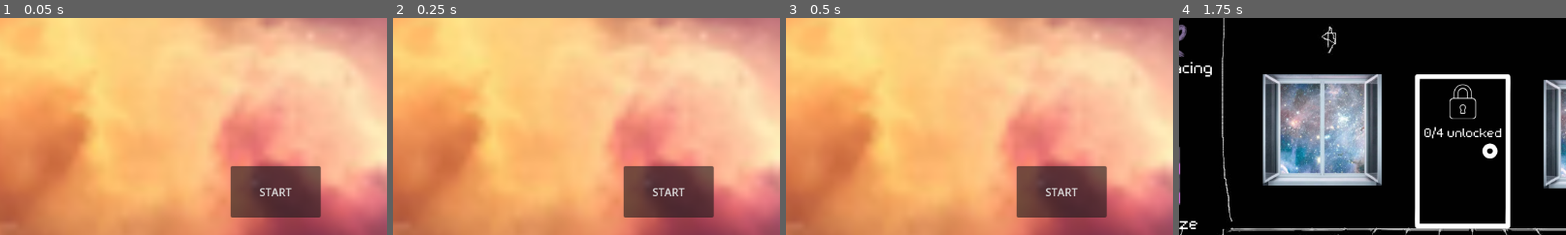
Above: before the commit, frames 1-4 (left to right).
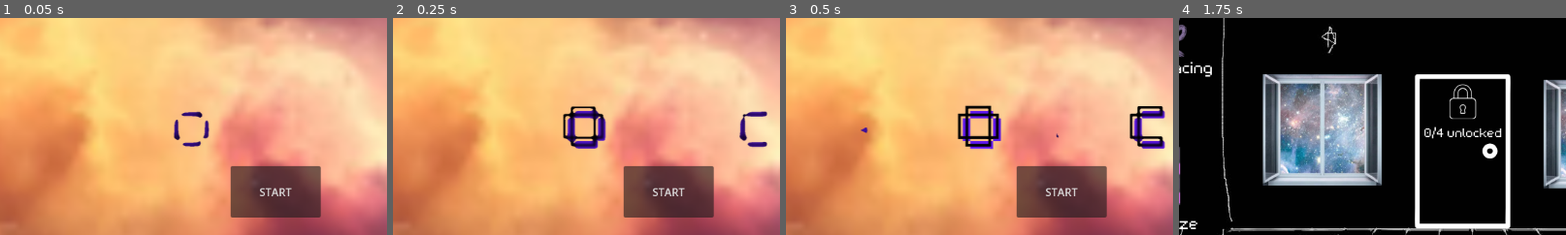
Above: after the commit, the same moments.

Repository: gamerwaves/moonshot
Game: Godot game, scene res://scenes/menu.tscn
Same seed, same stepped clock (60 frames per second), same inputs: the game is played once before the commit and once after it.
Inputs (mouse positions are % of the whole screen's width and height, from its top left):
- Up to frame 1 (0.05 s): no input
- Up to frame 2 (0.25 s): no input
- Up to frame 3 (0.5 s): no input
- Up to frame 4 (1.75 s): click "START" at 0.5 s; tap Enter at 1.25 s; move the mouse to (72, 45) at 1.27 s; hold Right (ui_right) from 1.28 s (still down); click (72, 45) at 1.42 s
The pictures show only the part of the screen within x 13-63%, y 23-73%; the shares and areas given below are measured in that part.

The runs differ from the first frame. In frame 1, 0.5% of the frame differs, in the area x 44-55%, y 42-60%; in frame 2, 1.8%; in frame 3, 2.6%, in the area x 19-98%, y 40-61%; in frame 4, nothing differs.

Commit message:
re-added like the falling star cos it got deleted :sob:

Diff:
--- a/moonshot/scenes/menu.tscn
+++ b/moonshot/scenes/menu.tscn
@@ -1,7 +1,549 @@
-[gd_scene load_steps=3 format=3 uid="uid://bid0781entd50"]
+[gd_scene load_steps=82 format=3 uid="uid://bid0781entd50"]
 
 [ext_resource type="Script" uid="uid://cndhpwdu11epv" path="res://scripts/menu.gd" id="1_vjb58"]
+[ext_resource type="Texture2D" uid="uid://lts5wf6up5qb" path="res://resources/titlesprites.png" id="2_con2f"]
 [ext_resource type="Texture2D" uid="uid://cgw64ejw7mk8c" path="res://resources/design.png" id="2_mhnvy"]
+[ext_resource type="Script" uid="uid://cqrn8uud64mf4" path="res://scripts/menuGif.gd" id="3_mhnvy"]
+
+[sub_resource type="AtlasTexture" id="AtlasTexture_mhnvy"]
+atlas = ExtResource("2_con2f")
+region = Rect2(0, 0, 921, 518)
+
+[sub_resource type="AtlasTexture" id="AtlasTexture_4ytvr"]
+atlas = ExtResource("2_con2f")
+region = Rect2(921, 0, 921, 518)
+
+[sub_resource type="AtlasTexture" id="AtlasTexture_g3eks"]
+atlas = ExtResource("2_con2f")
+region = Rect2(1842, 0, 921, 518)
+
+[sub_resource type="AtlasTexture" id="AtlasTexture_v86rl"]
+atlas = ExtResource("2_con2f")
+region = Rect2(2763, 0, 921, 518)
+
+[sub_resource type="AtlasTexture" id="AtlasTexture_13sgg"]
+atlas = ExtResource("2_con2f")
+region = Rect2(3684, 0, 921, 518)
+
+[sub_resource type="AtlasTexture" id="AtlasTexture_i6lef"]
+atlas = ExtResource("2_con2f")
+region = Rect2(4605, 0, 921, 518)
+
+[sub_resource type="AtlasTexture" id="AtlasTexture_70i5f"]
+atlas = ExtResource("2_con2f")
+region = Rect2(5526, 0, 921, 518)
+
+[sub_resource type="AtlasTexture" id="AtlasTexture_mj5lg"]
+atlas = ExtResource("2_con2f")
+region = Rect2(0, 518, 921, 518)
+
+[sub_resource type="AtlasTexture" id="AtlasTexture_ufwb2"]
+atlas = ExtResource("2_con2f")
+region = Rect2(921, 518, 921, 518)
+
+[sub_resource type="AtlasTexture" id="AtlasTexture_6cdou"]
+atlas = ExtResource("2_con2f")
+region = Rect2(1842, 518, 921, 518)
+
+[sub_resource type="AtlasTexture" id="AtlasTexture_i42df"]
+atlas = ExtResource("2_con2f")
+region = Rect2(2763, 518, 921, 518)
+
+[sub_resource type="AtlasTexture" id="AtlasTexture_7jp70"]
+atlas = ExtResource("2_con2f")
+region = Rect2(3684, 518, 921, 518)
+
+[sub_resource type="AtlasTexture" id="AtlasTexture_mxgkd"]
+atlas = ExtResource("2_con2f")
+region = Rect2(4605, 518, 921, 518)
+
+[sub_resource type="AtlasTexture" id="AtlasTexture_g6gyw"]
+atlas = ExtResource("2_con2f")
+region = Rect2(5526, 518, 921, 518)
+
+[sub_resource type="AtlasTexture" id="AtlasTexture_3dmrc"]
+atlas = ExtResource("2_con2f")
+region = Rect2(0, 1036, 921, 518)
+
+[sub_resource type="AtlasTexture" id="AtlasTexture_81l6r"]
+atlas = ExtResource("2_con2f")
+region = Rect2(921, 1036, 921, 518)
+
+[sub_resource type="AtlasTexture" id="AtlasTexture_rsfmq"]
+atlas = ExtResource("2_con2f")
+region = Rect2(1842, 1036, 921, 518)
+
+[sub_resource type="AtlasTexture" id="AtlasTexture_oi1it"]
+atlas = ExtResource("2_con2f")
+region = Rect2(2763, 1036, 921, 518)
+
+[sub_resource type="AtlasTexture" id="AtlasTexture_fy8yy"]
+atlas = ExtResource("2_con2f")
+region = Rect2(3684, 1036, 921, 518)
+
+[sub_resource type="AtlasTexture" id="AtlasTexture_6wigr"]
+atlas = ExtResource("2_con2f")
+region = Rect2(4605, 1036, 921, 518)
+
+[sub_resource type="AtlasTexture" id="AtlasTexture_lnf0i"]
+atlas = ExtResource("2_con2f")
+region = Rect2(5526, 1036, 921, 518)
+
+[sub_resource type="AtlasTexture" id="AtlasTexture_ffqrc"]
+atlas = ExtResource("2_con2f")
+region = Rect2(0, 1554, 921, 518)
+
+[sub_resource type="AtlasTexture" id="AtlasTexture_x16fv"]
+atlas = ExtResource("2_con2f")
+region = Rect2(921, 1554, 921, 518)
+
+[sub_resource type="AtlasTexture" id="AtlasTexture_g54pe"]
+atlas = ExtResource("2_con2f")
+region = Rect2(1842, 1554, 921, 518)
+
+[sub_resource type="AtlasTexture" id="AtlasTexture_48ryc"]
+atlas = ExtResource("2_con2f")
+region = Rect2(2763, 1554, 921, 518)
+
+[sub_resource type="AtlasTexture" id="AtlasTexture_vhsb5"]
+atlas = ExtResource("2_con2f")
+region = Rect2(3684, 1554, 921, 518)
+
+[sub_resource type="AtlasTexture" id="AtlasTexture_hwfsl"]
+atlas = ExtResource("2_con2f")
+region = Rect2(4605, 1554, 921, 518)
+
+[sub_resource type="AtlasTexture" id="AtlasTexture_a04p5"]
+atlas = ExtResource("2_con2f")
+region = Rect2(5526, 1554, 921, 518)
+
+[sub_resource type="AtlasTexture" id="AtlasTexture_b5gwo"]
+atlas = ExtResource("2_con2f")
+region = Rect2(0, 2072, 921, 518)
+
+[sub_resource type="AtlasTexture" id="AtlasTexture_0ndyk"]
+atlas = ExtResource("2_con2f")
+region = Rect2(921, 2072, 921, 518)
+
+[sub_resource type="AtlasTexture" id="AtlasTexture_0qewb"]
+atlas = ExtResource("2_con2f")
+region = Rect2(1842, 2072, 921, 518)
+
+[sub_resource type="AtlasTexture" id="AtlasTexture_mhjd8"]
+atlas = ExtResource("2_con2f")
+region = Rect2(2763, 2072, 921, 518)
+
+[sub_resource type="AtlasTexture" id="AtlasTexture_d3h35"]
+atlas = ExtResource("2_con2f")
+region = Rect2(3684, 2072, 921, 518)
+
+[sub_resource type="AtlasTexture" id="AtlasTexture_v8lyk"]
+atlas = ExtResource("2_con2f")
+region = Rect2(4605, 2072, 921, 518)
+
+[sub_resource type="AtlasTexture" id="AtlasTexture_ruys5"]
+atlas = ExtResource("2_con2f")
+region = Rect2(5526, 2072, 921, 518)
+
+[sub_resource type="AtlasTexture" id="AtlasTexture_jlmas"]
+atlas = ExtResource("2_con2f")
+region = Rect2(0, 2590, 921, 518)
+
+[sub_resource type="AtlasTexture" id="AtlasTexture_qfcyc"]
+atlas = ExtResource("2_con2f")
+region = Rect2(921, 2590, 921, 518)
+
+[sub_resource type="AtlasTexture" id="AtlasTexture_spe5f"]
+atlas = ExtResource("2_con2f")
+region = Rect2(1842, 2590, 921, 518)
+
+[sub_resource type="AtlasTexture" id="AtlasTexture_jcbs5"]
+atlas = ExtResource("2_con2f")
+region = Rect2(2763, 2590, 921, 518)
+
+[sub_resource type="AtlasTexture" id="AtlasTexture_jamij"]
+atlas = ExtResource("2_con2f")
+region = Rect2(3684, 2590, 921, 518)
+
+[sub_resource type="AtlasTexture" id="AtlasTexture_nsg6j"]
+atlas = ExtResource("2_con2f")
+region = Rect2(4605, 2590, 921, 518)
+
+[sub_resource type="AtlasTexture" id="AtlasTexture_qwtqu"]
+atlas = ExtResource("2_con2f")
+region = Rect2(5526, 2590, 921, 518)
+
+[sub_resource type="AtlasTexture" id="AtlasTexture_dg0of"]
+atlas = ExtResource("2_con2f")
+region = Rect2(0, 3108, 921, 518)
+
+[sub_resource type="AtlasTexture" id="AtlasTexture_21umf"]
+atlas = ExtResource("2_con2f")
+region = Rect2(921, 3108, 921, 518)
+
+[sub_resource type="AtlasTexture" id="AtlasTexture_bugl6"]
+atlas = ExtResource("2_con2f")
+region = Rect2(1842, 3108, 921, 518)
+
+[sub_resource type="AtlasTexture" id="AtlasTexture_leckd"]
+atlas = ExtResource("2_con2f")
+region = Rect2(2763, 3108, 921, 518)
+
+[sub_resource type="AtlasTexture" id="AtlasTexture_tg78l"]
+atlas = ExtResource("2_con2f")
+region = Rect2(3684, 3108, 921, 518)
+
+[sub_resource type="AtlasTexture" id="AtlasTexture_055ta"]
+atlas = ExtResource("2_con2f")
+region = Rect2(4605, 3108, 921, 518)
+
+[sub_resource type="AtlasTexture" id="AtlasTexture_6jp1x"]
+atlas = ExtResource("2_con2f")
+region = Rect2(5526, 3108, 921, 518)
+
+[sub_resource type="AtlasTexture" id="AtlasTexture_dslam"]
+atlas = ExtResource("2_con2f")
+region = Rect2(0, 3626, 921, 518)
+
+[sub_resource type="AtlasTexture" id="AtlasTexture_moj2y"]
+atlas = ExtResource("2_con2f")
+region = Rect2(921, 3626, 921, 518)
+
+[sub_resource type="AtlasTexture" id="AtlasTexture_al2sc"]
+atlas = ExtResource("2_con2f")
+region = Rect2(1842, 3626, 921, 518)
+
+[sub_resource type="AtlasTexture" id="AtlasTexture_ygt0d"]
+atlas = ExtResource("2_con2f")
+region = Rect2(2763, 3626, 921, 518)
+
+[sub_resource type="AtlasTexture" id="AtlasTexture_7o74l"]
+atlas = ExtResource("2_con2f")
+region = Rect2(3684, 3626, 921, 518)
+
+[sub_resource type="AtlasTexture" id="AtlasTexture_p2357"]
+atlas = ExtResource("2_con2f")
+region = Rect2(4605, 3626, 921, 518)
+
+[sub_resource type="AtlasTexture" id="AtlasTexture_rlbjc"]
+atlas = ExtResource("2_con2f")
+region = Rect2(5526, 3626, 921, 518)
+
+[sub_resource type="AtlasTexture" id="AtlasTexture_ebw2t"]
+atlas = ExtResource("2_con2f")
+region = Rect2(0, 4144, 921, 518)
+
+[sub_resource type="AtlasTexture" id="AtlasTexture_lqq6t"]
+atlas = ExtResource("2_con2f")
+region = Rect2(921, 4144, 921, 518)
+
+[sub_resource type="AtlasTexture" id="AtlasTexture_ur5vm"]
+atlas = ExtResource("2_con2f")
+region = Rect2(1842, 4144, 921, 518)
+
+[sub_resource type="AtlasTexture" id="AtlasTexture_46y0v"]
+atlas = ExtResource("2_con2f")
+region = Rect2(2763, 4144, 921, 518)
+
+[sub_resource type="AtlasTexture" id="AtlasTexture_jxp4i"]
+atlas = ExtResource("2_con2f")
+region = Rect2(3684, 4144, 921, 518)
+
+[sub_resource type="AtlasTexture" id="AtlasTexture_850ru"]
+atlas = ExtResource("2_con2f")
+region = Rect2(4605, 4144, 921, 518)
+
+[sub_resource type="AtlasTexture" id="AtlasTexture_6vnu0"]
+atlas = ExtResource("2_con2f")
+region = Rect2(5526, 4144, 921, 518)
+
+[sub_resource type="AtlasTexture" id="AtlasTexture_w2h5l"]
+atlas = ExtResource("2_con2f")
+region = Rect2(0, 4662, 921, 518)
+
+[sub_resource type="AtlasTexture" id="AtlasTexture_5yfxn"]
+atlas = ExtResource("2_con2f")
+region = Rect2(921, 4662, 921, 518)
+
+[sub_resource type="AtlasTexture" id="AtlasTexture_ot72n"]
+atlas = ExtResource("2_con2f")
+region = Rect2(1842, 4662, 921, 518)
+
+[sub_resource type="AtlasTexture" id="AtlasTexture_st8ik"]
+atlas = ExtResource("2_con2f")
+region = Rect2(2763, 4662, 921, 518)
+
+[sub_resource type="AtlasTexture" id="AtlasTexture_umjhq"]
+atlas = ExtResource("2_con2f")
+region = Rect2(3684, 4662, 921, 518)
+
+[sub_resource type="AtlasTexture" id="AtlasTexture_3qq8w"]
+atlas = ExtResource("2_con2f")
+region = Rect2(4605, 4662, 921, 518)
+
+[sub_resource type="AtlasTexture" id="AtlasTexture_13ief"]
+atlas = ExtResource("2_con2f")
+region = Rect2(5526, 4662, 921, 518)
+
+[sub_resource type="AtlasTexture" id="AtlasTexture_3mcda"]
+atlas = ExtResource("2_con2f")
+region = Rect2(0, 5180, 921, 518)
+
+[sub_resource type="AtlasTexture" id="AtlasTexture_a6r3l"]
+atlas = ExtResource("2_con2f")
+region = Rect2(921, 5180, 921, 518)
+
+[sub_resource type="AtlasTexture" id="AtlasTexture_xlv0a"]
+atlas = ExtResource("2_con2f")
+region = Rect2(1842, 5180, 921, 518)
+
+[sub_resource type="AtlasTexture" id="AtlasTexture_yqfta"]
+atlas = ExtResource("2_con2f")
+region = Rect2(2763, 5180, 921, 518)
+
+[sub_resource type="AtlasTexture" id="AtlasTexture_gt52d"]
+atlas = ExtResource("2_con2f")
+region = Rect2(3684, 5180, 921, 518)
+
+[sub_resource type="AtlasTexture" id="AtlasTexture_tm5p4"]
+atlas = ExtResource("2_con2f")
+region = Rect2(4605, 5180, 921, 518)
+
+[sub_resource type="SpriteFrames" id="SpriteFrames_vvgcj"]
+animations = [{
+"frames": [{
+"duration": 1.0,
+"texture": SubResource("AtlasTexture_mhnvy")
+}, {
+"duration": 1.0,
+"texture": SubResource("AtlasTexture_4ytvr")
+}, {
+"duration": 1.0,
+"texture": SubResource("AtlasTexture_g3eks")
+}, {
+"duration": 1.0,
+"texture": SubResource("AtlasTexture_v86rl")
+}, {
+"duration": 1.0,
+"texture": SubResource("AtlasTexture_13sgg")
+}, {
+"duration": 1.0,
+"texture": SubResource("AtlasTexture_i6lef")
+}, {
+"duration": 1.0,
+"texture": SubResource("AtlasTexture_70i5f")
+}, {
+"duration": 1.0,
+"texture": SubResource("AtlasTexture_mj5lg")
+}, {
+"duration": 1.0,
+"texture": SubResource("AtlasTexture_ufwb2")
+}, {
+"duration": 1.0,
+"texture": SubResource("AtlasTexture_6cdou")
+}, {
+"duration": 1.0,
+"texture": SubResource("AtlasTexture_i42df")
+}, {
+"duration": 1.0,
+"texture": SubResource("AtlasTexture_7jp70")
+}, {
+"duration": 1.0,
+"texture": SubResource("AtlasTexture_mxgkd")
+}, {
+"duration": 1.0,
+"texture": SubResource("AtlasTexture_g6gyw")
+}, {
+"duration": 1.0,
+"texture": SubResource("AtlasTexture_3dmrc")
+}, {
+"duration": 1.0,
+"texture": SubResource("AtlasTexture_81l6r")
+}, {
+"duration": 1.0,
+"texture": SubResource("AtlasTexture_rsfmq")
+}, {
+"duration": 1.0,
+"texture": SubResource("AtlasTexture_oi1it")
+}, {
+"duration": 1.0,
+"texture": SubResource("AtlasTexture_fy8yy")
+}, {
+"duration": 1.0,
+"texture": SubResource("AtlasTexture_6wigr")
+}, {
+"duration": 1.0,
+"texture": SubResource("AtlasTexture_lnf0i")
+}, {
+"duration": 1.0,
+"texture": SubResource("AtlasTexture_ffqrc")
+}, {
+"duration": 1.0,
+"texture": SubResource("AtlasTexture_x16fv")
+}, {
+"duration": 1.0,
+"texture": SubResource("AtlasTexture_g54pe")
+}, {
+"duration": 1.0,
+"texture": SubResource("AtlasTexture_48ryc")
+}, {
+"duration": 1.0,
+"texture": SubResource("AtlasTexture_vhsb5")
+}, {
+"duration": 1.0,
+"texture": SubResource("AtlasTexture_hwfsl")
+}, {
+"duration": 1.0,
+"texture": SubResource("AtlasTexture_a04p5")
+}, {
+"duration": 1.0,
+"texture": SubResource("AtlasTexture_b5gwo")
+}, {
+"duration": 1.0,
+"texture": SubResource("AtlasTexture_0ndyk")
+}, {
+"duration": 1.0,
+"texture": SubResource("AtlasTexture_0qewb")
+}, {
+"duration": 1.0,
+"texture": SubResource("AtlasTexture_mhjd8")
+}, {
+"duration": 1.0,
+"texture": SubResource("AtlasTexture_d3h35")
+}, {
+"duration": 1.0,
+"texture": SubResource("AtlasTexture_v8lyk")
+}, {
+"duration": 1.0,
+"texture": SubResource("AtlasTexture_ruys5")
+}, {
+"duration": 1.0,
+"texture": SubResource("AtlasTexture_jlmas")
+}, {
+"duration": 1.0,
+"texture": SubResource("AtlasTexture_qfcyc")
+}, {
+"duration": 1.0,
+"texture": SubResource("AtlasTexture_spe5f")
+}, {
+"duration": 1.0,
+"texture": SubResource("AtlasTexture_jcbs5")
+}, {
+"duration": 1.0,
+"texture": SubResource("AtlasTexture_jamij")
+}, {
+"duration": 1.0,
+"texture": SubResource("AtlasTexture_nsg6j")
+}, {
+"duration": 1.0,
+"texture": SubResource("AtlasTexture_qwtqu")
+}, {
+"duration": 1.0,
+"texture": SubResource("AtlasTexture_dg0of")
+}, {
+"duration": 1.0,
+"texture": SubResource("AtlasTexture_21umf")
+}, {
+"duration": 1.0,
+"texture": SubResource("AtlasTexture_bugl6")
+}, {
+"duration": 1.0,
+"texture": SubResource("AtlasTexture_leckd")
+}, {
+"duration": 1.0,
+"texture": SubResource("AtlasTexture_tg78l")
+}, {
+"duration": 1.0,
+"texture": SubResource("AtlasTexture_055ta")
+}, {
+"duration": 1.0,
+"texture": SubResource("AtlasTexture_6jp1x")
+}, {
+"duration": 1.0,
+"texture": SubResource("AtlasTexture_dslam")
+}, {
+"duration": 1.0,
+"texture": SubResource("AtlasTexture_moj2y")
+}, {
+"duration": 1.0,
+"texture": SubResource("AtlasTexture_al2sc")
+}, {
+"duration": 1.0,
+"texture": SubResource("AtlasTexture_ygt0d")
+}, {
+"duration": 1.0,
+"texture": SubResource("AtlasTexture_7o74l")
+}, {
+"duration": 1.0,
+"texture": SubResource("AtlasTexture_p2357")
+}, {
+"duration": 1.0,
+"texture": SubResource("AtlasTexture_rlbjc")
+}, {
+"duration": 1.0,
+"texture": SubResource("AtlasTexture_ebw2t")
+}, {
+"duration": 1.0,
+"texture": SubResource("AtlasTexture_lqq6t")
+}, {
+"duration": 1.0,
+"texture": SubResource("AtlasTexture_ur5vm")
+}, {
+"duration": 1.0,
+"texture": SubResource("AtlasTexture_46y0v")
+}, {
+"duration": 1.0,
+"texture": SubResource("AtlasTexture_jxp4i")
+}, {
+"duration": 1.0,
+"texture": SubResource("AtlasTexture_850ru")
+}, {
+"duration": 1.0,
+"texture": SubResource("AtlasTexture_6vnu0")
+}, {
+"duration": 1.0,
+"texture": SubResource("AtlasTexture_w2h5l")
+}, {
+"duration": 1.0,
+"texture": SubResource("AtlasTexture_5yfxn")
+}, {
+"duration": 1.0,
+"texture": SubResource("AtlasTexture_ot72n")
+}, {
+"duration": 1.0,
+"texture": SubResource("AtlasTexture_st8ik")
+}, {
+"duration": 1.0,
+"texture": SubResource("AtlasTexture_umjhq")
+}, {
+"duration": 1.0,
+"texture": SubResource("AtlasTexture_3qq8w")
+}, {
+"duration": 1.0,
+"texture": SubResource("AtlasTexture_13ief")
+}, {
+"duration": 1.0,
+"texture": SubResource("AtlasTexture_3mcda")
+}, {
+"duration": 1.0,
+"texture": SubResource("AtlasTexture_a6r3l")
+}, {
+"duration": 1.0,
+"texture": SubResource("AtlasTexture_xlv0a")
+}, {
+"duration": 1.0,
+"texture": SubResource("AtlasTexture_yqfta")
+}, {
+"duration": 1.0,
+"texture": SubResource("AtlasTexture_gt52d")
+}, {
+"duration": 1.0,
+"texture": SubResource("AtlasTexture_tm5p4")
+}],
+"loop": true,
+"name": &"default",
+"speed": 30.0
+}]
 
 [node name="Menu" type="Control"]
 layout_mode = 3
@@ -12,6 +554,14 @@
 grow_vertical = 2
 script = ExtResource("1_vjb58")
 
+[node name="AnimatedSprite2D" type="AnimatedSprite2D" parent="."]
+z_index = 1
+position = Vector2(573, 307)
+sprite_frames = SubResource("SpriteFrames_vvgcj")
+autoplay = "default"
+frame_progress = 0.9817028
+script = ExtResource("3_mhnvy")
+
 [node name="Sprite2D" type="Sprite2D" parent="."]
 position = Vector2(575.49994, 324.49997)
 scale = Vector2(1.000868, 0.9984568)
--- /dev/null
+++ b/moonshot/scenes/starfall.tscn
@@ -0,0 +1,269 @@
+[gd_scene load_steps=40 format=3 uid="uid://wjllganae2yr"]
+
+[ext_resource type="Script" uid="uid://2gurmgjp8qab" path="res://scripts/playermovement.gd" id="1_gy1q1"]
+[ext_resource type="Script" uid="uid://h24uwkvb3avi" path="res://scripts/fallingStarLevel.gd" id="1_l7dsu"]
+[ext_resource type="Script" uid="uid://dayc3f51hel4x" path="res://scripts/fallingObject.gd" id="2_h265l"]
+[ext_resource type="Texture2D" path="res://resources/character.jpg" id="3_e333d"]
+[ext_resource type="Texture2D" uid="uid://dexm0juhwlecr" path="res://resources/character.png" id="3_jsfs4"]
+[ext_resource type="Texture2D" uid="uid://b6owbym0vdnvp" path="res://resources/brik.png" id="5_jsfs4"]
+
+[sub_resource type="AtlasTexture" id="AtlasTexture_jrltq"]
+atlas = ExtResource("3_jsfs4")
+region = Rect2(0, 0, 64, 64)
+
+[sub_resource type="AtlasTexture" id="AtlasTexture_t2jn6"]
+atlas = ExtResource("3_jsfs4")
+region = Rect2(64, 0, 64, 64)
+
+[sub_resource type="AtlasTexture" id="AtlasTexture_kxoqe"]
+atlas = ExtResource("3_jsfs4")
+region = Rect2(128, 0, 64, 64)
+
+[sub_resource type="AtlasTexture" id="AtlasTexture_yiun8"]
+atlas = ExtResource("3_jsfs4")
+region = Rect2(192, 0, 64, 64)
+
+[sub_resource type="AtlasTexture" id="AtlasTexture_wsww0"]
+atlas = ExtResource("3_jsfs4")
+region = Rect2(256, 0, 64, 64)
+
+[sub_resource type="AtlasTexture" id="AtlasTexture_jc0mt"]
+atlas = ExtResource("3_jsfs4")
+region = Rect2(320, 0, 64, 64)
+
+[sub_resource type="AtlasTexture" id="AtlasTexture_8g47x"]
+atlas = ExtResource("3_jsfs4")
+region = Rect2(384, 0, 64, 64)
+
+[sub_resource type="AtlasTexture" id="AtlasTexture_5q8hd"]
+atlas = ExtResource("3_jsfs4")
+region = Rect2(448, 0, 64, 64)
+
+[sub_resource type="AtlasTexture" id="AtlasTexture_bhrhl"]
+atlas = ExtResource("3_jsfs4")
+region = Rect2(0, 64, 64, 64)
+
+[sub_resource type="AtlasTexture" id="AtlasTexture_qcmma"]
+atlas = ExtResource("3_jsfs4")
+region = Rect2(64, 64, 64, 64)
+
+[sub_resource type="AtlasTexture" id="AtlasTexture_d187g"]
+atlas = ExtResource("3_jsfs4")
+region = Rect2(128, 64, 64, 64)
+
+[sub_resource type="AtlasTexture" id="AtlasTexture_61xyv"]
+atlas = ExtResource("3_jsfs4")
+region = Rect2(192, 64, 64, 64)
+
+[sub_resource type="AtlasTexture" id="AtlasTexture_eqvtw"]
+atlas = ExtResource("3_jsfs4")
+region = Rect2(256, 64, 64, 64)
+
+[sub_resource type="AtlasTexture" id="AtlasTexture_mrjgc"]
+atlas = ExtResource("3_jsfs4")
+region = Rect2(320, 64, 64, 64)
+
+[sub_resource type="AtlasTexture" id="AtlasTexture_2mnj1"]
+atlas = ExtResource("3_jsfs4")
+region = Rect2(384, 64, 64, 64)
+
+[sub_resource type="AtlasTexture" id="AtlasTexture_fmjqh"]
+atlas = ExtResource("3_jsfs4")
+region = Rect2(448, 64, 64, 64)
+
+[sub_resource type="AtlasTexture" id="AtlasTexture_jsfs4"]
+atlas = ExtResource("3_e333d")
+region = Rect2(0, 0, 64, 64)
+
+[sub_resource type="AtlasTexture" id="AtlasTexture_0swdd"]
+atlas = ExtResource("3_e333d")
+region = Rect2(64, 0, 64, 64)
+
+[sub_resource type="AtlasTexture" id="AtlasTexture_wrisq"]
+atlas = ExtResource("3_e333d")
+region = Rect2(128, 0, 64, 64)
+
+[sub_resource type="AtlasTexture" id="AtlasTexture_c1mvo"]
+atlas = ExtResource("3_e333d")
+region = Rect2(192, 0, 64, 64)
+
+[sub_resource type="AtlasTexture" id="AtlasTexture_ymb7f"]
+atlas = ExtResource("3_e333d")
+region = Rect2(256, 0, 64, 64)
+
+[sub_resource type="AtlasTexture" id="AtlasTexture_8hqwl"]
+atlas = ExtResource("3_e333d")
+region = Rect2(320, 0, 64, 64)
+
+[sub_resource type="AtlasTexture" id="AtlasTexture_4fa4u"]
+atlas = ExtResource("3_e333d")
+region = Rect2(384, 0, 64, 64)
+
+[sub_resource type="AtlasTexture" id="AtlasTexture_fdukb"]
+atlas = ExtResource("3_e333d")
+region = Rect2(448, 0, 64, 64)
+
+[sub_resource type="AtlasTexture" id="AtlasTexture_gn1no"]
+atlas = ExtResource("3_e333d")
+region = Rect2(0, 64, 64, 64)
+
+[sub_resource type="AtlasTexture" id="AtlasTexture_ikaqn"]
+atlas = ExtResource("3_e333d")
+region = Rect2(64, 64, 64, 64)
+
+[sub_resource type="AtlasTexture" id="AtlasTexture_v5em7"]
+atlas = ExtResource("3_e333d")
+region = Rect2(128, 64, 64, 64)
+
+[sub_resource type="AtlasTexture" id="AtlasTexture_1kfdk"]
+atlas = ExtResource("3_e333d")
+region = Rect2(192, 64, 64, 64)
+
+[sub_resource type="AtlasTexture" id="AtlasTexture_miuhi"]
+atlas = ExtResource("3_e333d")
+region = Rect2(256, 64, 64, 64)
+
+[sub_resource type="AtlasTexture" id="AtlasTexture_dgf88"]
+atlas = ExtResource("3_e333d")
+region = Rect2(320, 64, 64, 64)
+
+[sub_resource type="AtlasTexture" id="AtlasTexture_objm8"]
+atlas = ExtResource("3_e333d")
+region = Rect2(384, 64, 64, 64)
+
+[sub_resource type="AtlasTexture" id="AtlasTexture_7o5bq"]
+atlas = ExtResource("3_e333d")
+region = Rect2(448, 64, 64, 64)
+
+[sub_resource type="SpriteFrames" id="SpriteFrames_jrltq"]
+animations = [{
+"frames": [{
+"duration": 1.0,
+"texture": SubResource("AtlasTexture_jrltq")
+}, {
+"duration": 1.0,
+"texture": SubResource("AtlasTexture_t2jn6")
+}, {
+"duration": 1.0,
+"texture": SubResource("AtlasTexture_kxoqe")
+}, {
+"duration": 1.0,
+"texture": SubResource("AtlasTexture_yiun8")
+}, {
+"duration": 1.0,
+"texture": SubResource("AtlasTexture_wsww0")
+}, {
+"duration": 1.0,
+"texture": SubResource("AtlasTexture_jc0mt")
+}, {
+"duration": 1.0,
+"texture": SubResource("AtlasTexture_8g47x")
+}, {
+"duration": 1.0,
+"texture": SubResource("AtlasTexture_5q8hd")
+}, {
+"duration": 1.0,
+"texture": SubResource("AtlasTexture_bhrhl")
+}, {
+"duration": 1.0,
+"texture": SubResource("AtlasTexture_qcmma")
+}, {
+"duration": 1.0,
+"texture": SubResource("AtlasTexture_d187g")
+}, {
+"duration": 1.0,
+"texture": SubResource("AtlasTexture_61xyv")
+}, {
+"duration": 1.0,
+"texture": SubResource("AtlasTexture_eqvtw")
+}, {
+"duration": 1.0,
+"texture": SubResource("AtlasTexture_mrjgc")
+}, {
+"duration": 1.0,
+"texture": SubResource("AtlasTexture_2mnj1")
+}, {
+"duration": 1.0,
+"texture": SubResource("AtlasTexture_fmjqh")
+}],
+"loop": true,
+"name": &"default",
+"speed": 5.0
+}, {
+"frames": [{
+"duration": 1.0,
+"texture": SubResource("AtlasTexture_jsfs4")
+}, {
+"duration": 1.0,
+"texture": SubResource("AtlasTexture_0swdd")
+}, {
+"duration": 1.0,
+"texture": SubResource("AtlasTexture_wrisq")
+}, {
+"duration": 1.0,
+"texture": SubResource("AtlasTexture_c1mvo")
+}, {
+"duration": 1.0,
+"texture": SubResource("AtlasTexture_ymb7f")
+}, {
+"duration": 1.0,
+"texture": SubResource("AtlasTexture_8hqwl")
+}, {
+"duration": 1.0,
+"texture": SubResource("AtlasTexture_4fa4u")
+}, {
+"duration": 1.0,
+"texture": SubResource("AtlasTexture_fdukb")
+}, {
+"duration": 1.0,
+"texture": SubResource("AtlasTexture_gn1no")
+}, {
+"duration": 1.0,
+"texture": SubResource("AtlasTexture_ikaqn")
+}, {
+"duration": 1.0,
+"texture": SubResource("AtlasTexture_v5em7")
+}, {
+"duration": 1.0,
+"texture": SubResource("AtlasTexture_1kfdk")
+}, {
+"duration": 1.0,
+"texture": SubResource("AtlasTexture_miuhi")
+}, {
+"duration": 1.0,
+"texture": SubResource("AtlasTexture_dgf88")
+}, {
+"duration": 1.0,
+"texture": SubResource("AtlasTexture_objm8")
+}, {
+"duration": 1.0,
+"texture": SubResource("AtlasTexture_7o5bq")
+}],
+"loop": true,
+"name": &"new_animation",
+"speed": 5.0
+}]
+
+[node name="Stars" type="Node2D"]
+script = ExtResource("1_l7dsu")
+
+[node name="player" type="CharacterBody2D" parent="."]
+script = ExtResource("1_gy1q1")
+
+[node name="AnimatedSprite2D" type="AnimatedSprite2D" parent="player"]
+position = Vector2(592, 616)
+sprite_frames = SubResource("SpriteFrames_jrltq")
+
+[node name="CollisionShape2D" type="CollisionShape2D" parent="player"]
+
+[node name="Area2D" type="Area2D" parent="."]
+script = ExtResource("2_h265l")
+
+[node name="Sprite2D" type="Sprite2D" parent="Area2D"]
+texture = ExtResource("5_jsfs4")
+
+[node name="CollisionShape2D" type="CollisionShape2D" parent="Area2D"]
+
+[node name="CountdownLabel" type="Label" parent="."]
+offset_right = 40.0
+offset_bottom = 23.0
--- /dev/null
+++ b/moonshot/scripts/fallingObject.gd
@@ -0,0 +1,9 @@
+extends Area2D
+
+@export var fall_speed := 200
+
+func _process(delta):
+	position.y += fall_speed * delta
+
+	if position.y > 800:
+		queue_free()
--- /dev/null
+++ b/moonshot/scripts/fallingStarLevel.gd
@@ -0,0 +1,12 @@
+extends Node2D
+
+@export var falling_object_scene: PackedScene
+@export var spawn_width := 640
+
+func _on_spawn_timer_timeout():
+	var obj = falling_object_scene.instantiate()
+	obj.position = Vector2(
+		randf_range(0, spawn_width),
+		-50
+	)
+	add_child(obj)
--- /dev/null
+++ b/moonshot/scripts/playermovement.gd
@@ -0,0 +1,16 @@
+extends CharacterBody2D
+
+@export var speed := 300
+
+func _physics_process(delta):
+	var direction := 0
+
+	if Input.is_action_pressed("ui_left"):
+		direction -= 1
+	if Input.is_action_pressed("ui_right"):
+		direction += 1
+
+	velocity.x = direction * speed
+	velocity.y = 0
+
+	move_and_slide()
Binary file added: moonshot/resources/character.png
Not shown, added: moonshot/resources/character.png.import
Binary file added: moonshot/resources/titlesprites.png
Not shown, added: moonshot/resources/titlesprites.png.import
Not shown, added: moonshot/scripts/fallingObject.gd.uid
Not shown, added: moonshot/scripts/fallingStarLevel.gd.uid
Not shown, added: moonshot/scripts/playermovement.gd.uid
